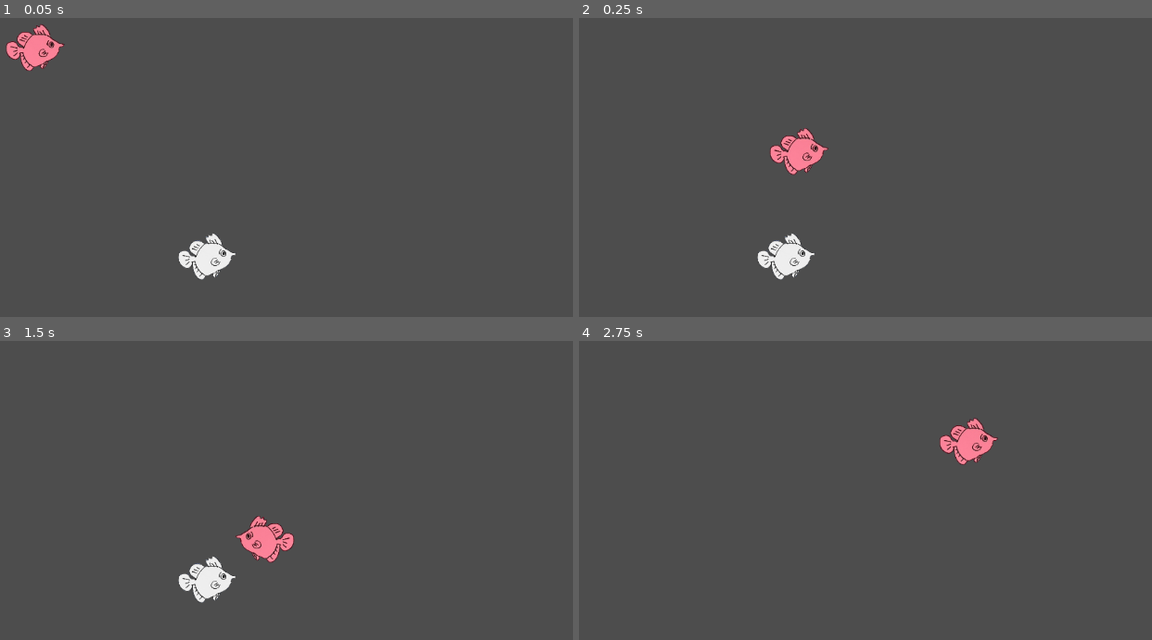
Above: before the commit, frames 1-4 (two rows, left to right).
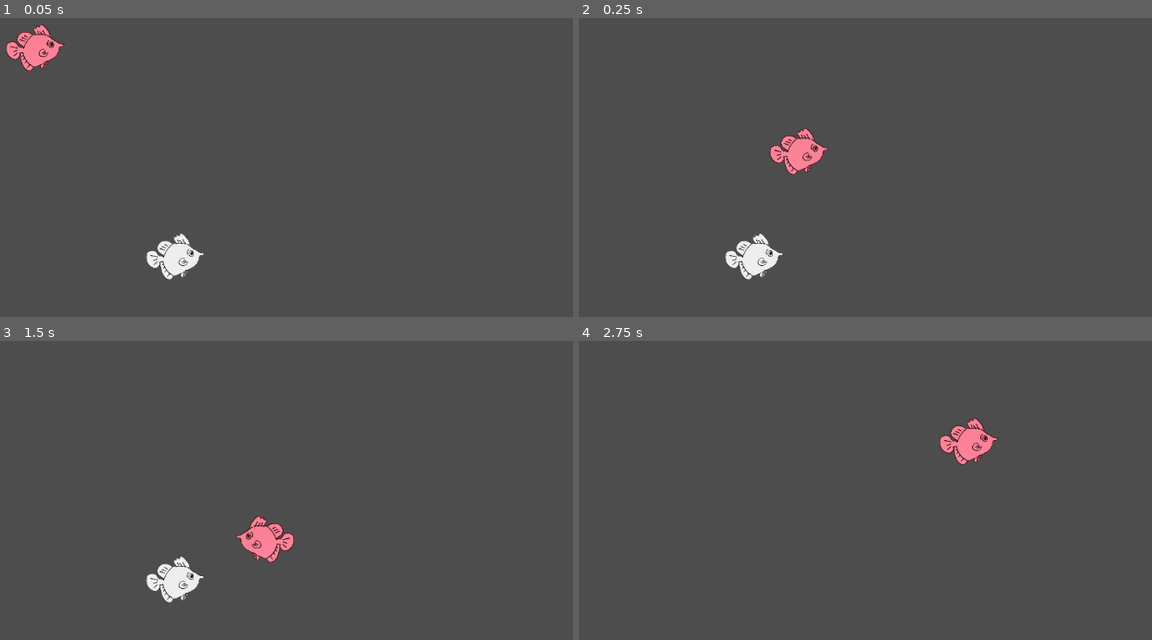
Above: after the commit, the same moments.

Repository: cpbarrett9/fish-game
Game: Godot game, scene res://Scenes/Levels/main.tscn
Two runs of this game, one before a commit and one after it. Both use one fixed random seed, a clock stepped at 60 frames per second and the inputs below.
Inputs (mouse positions are in pixels of both pictures, inside the frame that each line leads up to):
- Up to frame 1 (0.05 s): no input
- Up to frame 2 (0.25 s): no input
- Up to frame 3 (1.5 s): move the mouse to (487, 511) at 0.52 s; move the mouse to (171, 553) at 1.27 s
- Up to frame 4 (2.75 s): move the mouse to (974, 439) at 2.02 s

The runs differ from the first frame. In frame 1, 1.4% of the frame differs, in the area x 25-42%, y 72-88%; in frame 2, 1.4%; in frame 3, 1.4%; in frame 4, nothing differs.

Commit message:
Update main.tscn

Diff:
--- a/Scenes/Levels/main.tscn
+++ b/Scenes/Levels/main.tscn
@@ -25,7 +25,7 @@
 shape = SubResource("RectangleShape2D_w0lsm")
 
 [node name="NPC_Fish" type="Area2D" parent="."]
-position = Vector2(400, 400)
+position = Vector2(350, 400)
 script = ExtResource("2_yjsus")
 
 [node name="Sprite2D" type="Sprite2D" parent="NPC_Fish"]
